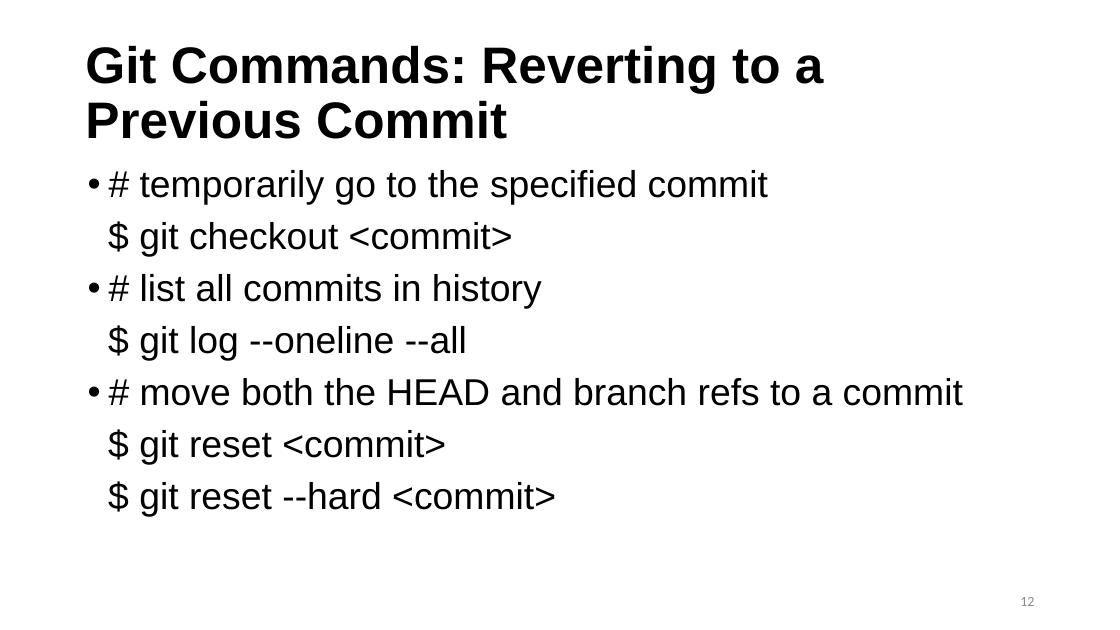
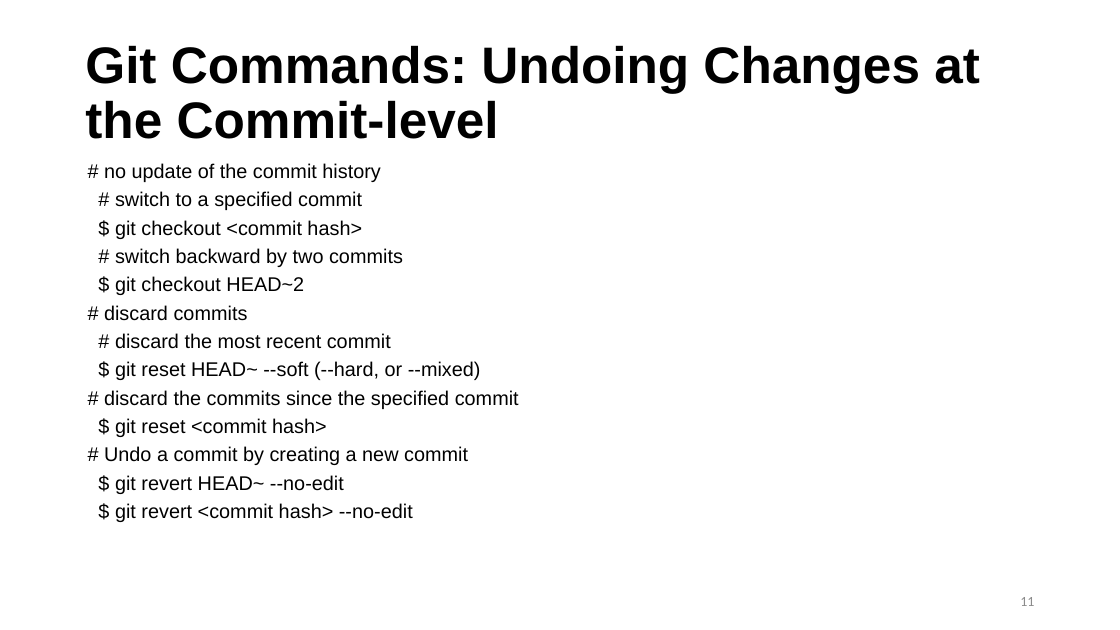
Before and after one commit to postmda/F2019-MDA610, a slide deck: slide 11 of Chapter 1/chapter1.pptx (slide 12 before the commit). Drawn at 1120x630 pixels with LibreOffice and Linux fonts; fonts in the diff are those of the drawing; background and template pictures are left out. Boxes give left, top, right and bottom in pixels: in the first picture for what was removed or moved away, otherwise in the second. Text is boxed around its words. In the diff, an @@ line names an element or a change of style, - is before the commit and + after.

```diff
--- a/Chapter 1/chapter1.pptx
+++ b/Chapter 1/chapter1.pptx
@@ title at box(85, 45, 980, 139): text changed @@
-Git Commands: Reverting to a Previous Commit
+Git Commands: Undoing Changes at the Commit-level
@@ text at box(104, 163, 519, 522): text changed; size 32 to 17 pt @@
-• # temporarily go to the specified commit
-$ git checkout <commit>
-• # list all commits in history
-$ git log --oneline --all
-• # move both the HEAD and branch refs to a commit
-$ git reset <commit>
-$ git reset --hard <commit>
+# no update of the commit history
+# switch to a specified commit
+$ git checkout <commit hash>
+# switch backward by two commits
+$ git checkout HEAD~2
+# discard commits
+# discard the most recent commit
+$ git reset HEAD~ --soft (--hard, or --mixed)
+# discard the commits since the specified commit
+$ git reset <commit hash>
+# Undo a commit by creating a new commit
+$ git revert HEAD~ --no-edit
+$ git revert <commit hash> --no-edit
@@ page number at box(1020, 597, 1034, 606): text changed @@
-12
+11
```
Also in this commit, not shown: 3 other slides changed, 3 other files.
